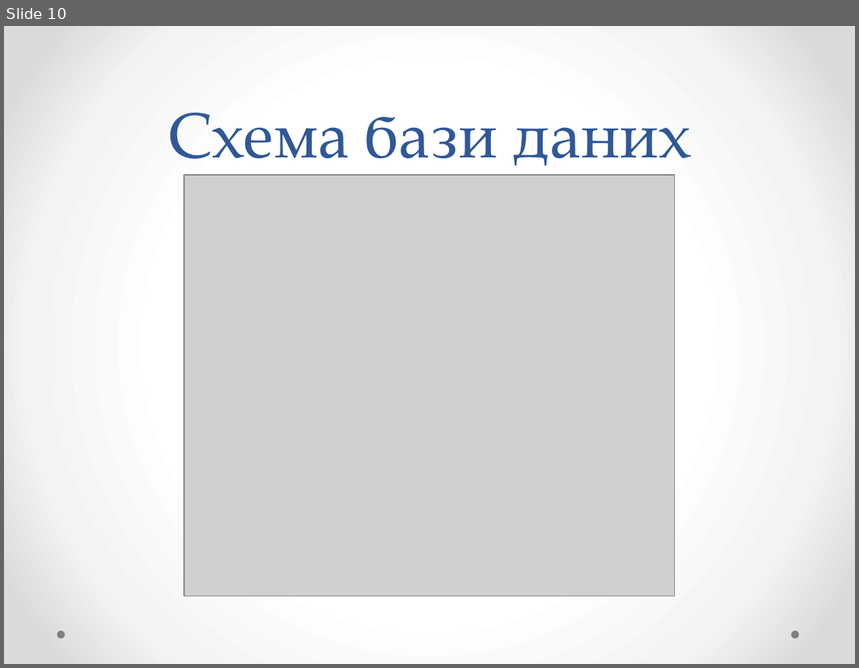
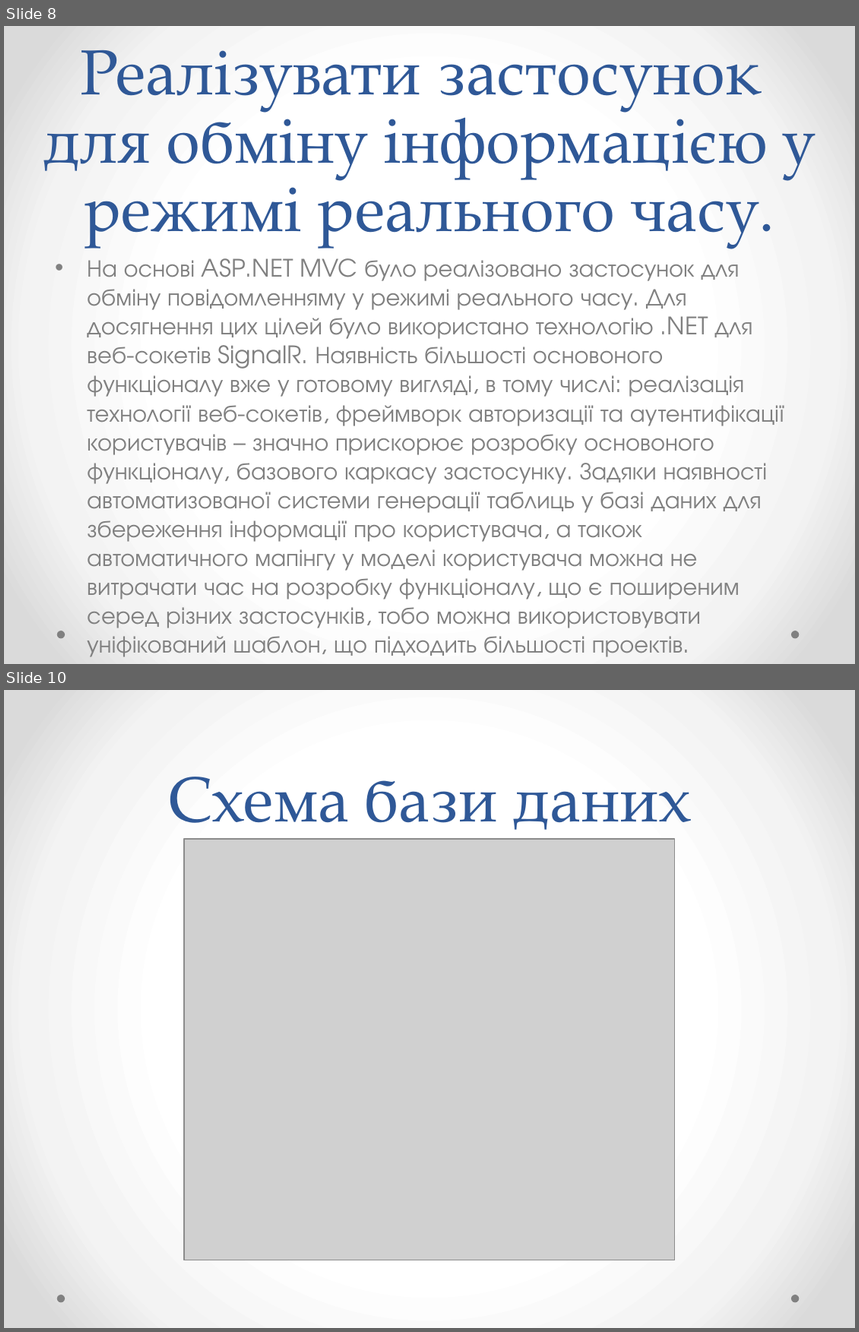
Before and after one commit to YaroslavGozak/University, a slide deck: Диплом/Розробка застосунку Месенджер.pptx. Shown one above the other, each under a label of ours: slide 10 before the commit, slides 8 and 10 after it; the slides between them are not shown. The pictures are 859x668 and 859x1332 pixels, drawn with LibreOffice and Linux fonts; fonts in the diff are those of the drawing; grey boxes stand for pictures. Boxes give left, top, right and bottom in pixels: in the first picture for what was removed or moved away, otherwise in the second. Text is boxed around its words. In the diff, an @@ line names an element or a change of style, - is before the commit and + after.

```diff
--- a/Диплом/Розробка застосунку Месенджер.pptx
+++ b/Диплом/Розробка застосунку Месенджер.pptx
@@ slide 8 added at (4, 26, 855, 664), background gradient #FFFFFF to #F4F4F4 to #DADADA; not listed: 2 template elements that a slide beside it also shows @@
@@ title added at (44, 50, 815, 248), 54 pt, text #2F5897 @@
+Реалізувати застосунок для обміну інформацією у режимі реального часу.
@@ text added at (87, 259, 785, 658), 20.4 pt, text #808080 @@
+• На основі ASP.NET MVC було реалізовано застосунок для обміну повідомленняму у режимі реального часу. Для досягнення цих цілей було використано технологію .NET для веб-сокетів SignalR. Наявність більшості основоного функціоналу вже у готовому вигляді, в тому числі: реалізація технології веб-сокетів, фреймворк авторизації та аутентифікації користувачів – значно прискорює розробку основоного функціоналу, базового каркасу застосунку. Задяки наявності автоматизованої системи генерації таблиць у базі даних для збереження інформації про користувача, а також автоматичного мапінгу у моделі користувача можна не витрачати час на розробку функціоналу, що є поширеним серед різних застосунків, тобо можна використовувати уніфікований шаблон, що підходить більшості проектів.
```
Also in this commit, not shown: 3 slides changed, 6 other slides added, 8 slides removed, 5 other files.
